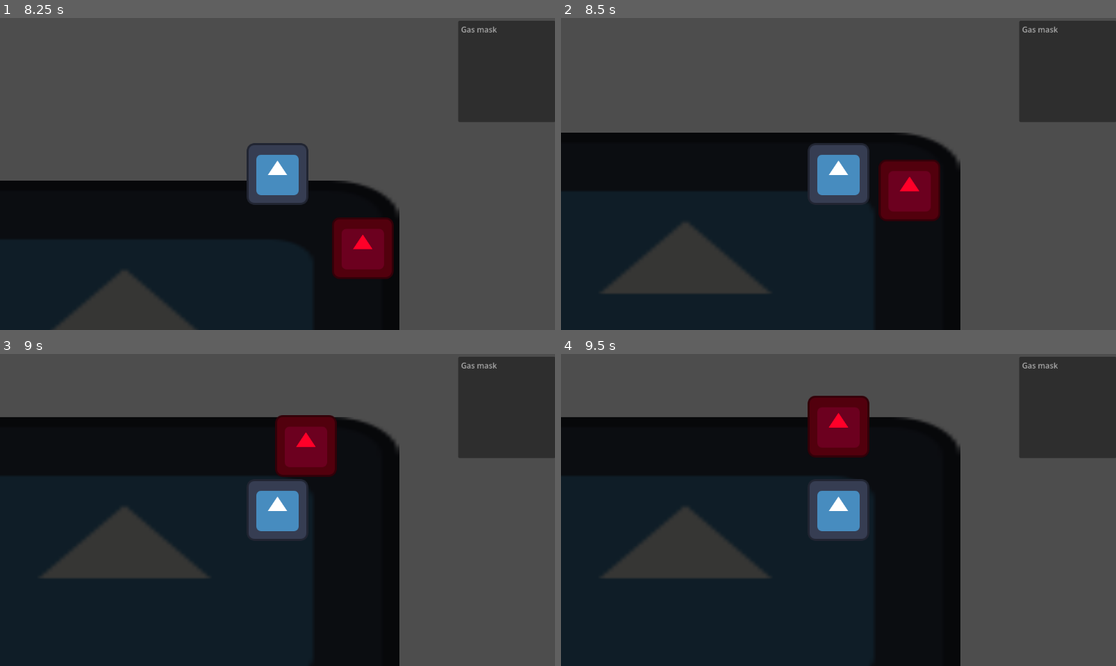
Above: before the commit, frames 1-4 (two rows, left to right).
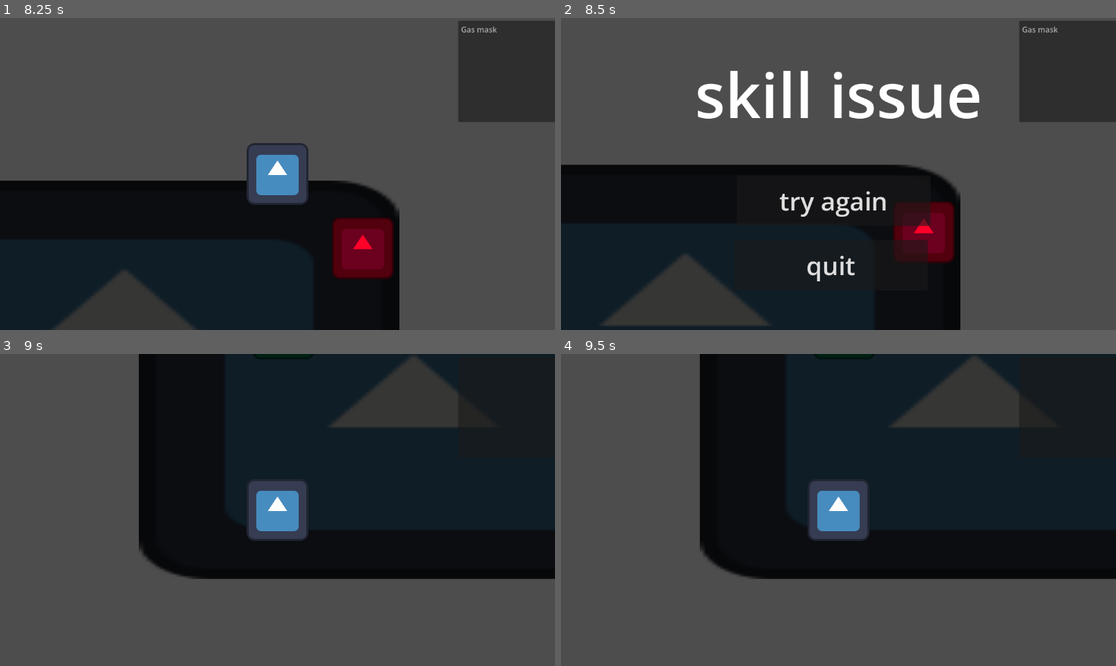
Above: after the commit, the same moments.

Repository: Rainy-Boy/GGJ_2026
Game: Godot game, scene res://Scenes/map.tscn
Two runs of this game, one before a commit and one after it. Both use one fixed random seed, a clock stepped at 60 frames per second and the inputs below. The engine's default icon, where the game draws it, is replaced by a stand-in: a white triangle on a blue panel in a dark square.
Inputs (mouse positions are in pixels of both pictures, inside the frame that each line leads up to):
- Up to frame 1 (8.25 s): tap Enter at 0.5 s; hold Up (ui_up) 0.53-2.03 s; hold Left (ui_left) 2.03-3.53 s; hold Down (ui_down) 3.53-4.28 s; hold Right (ui_right) 4.28-5.03 s; hold Up (ui_up) 5.03-5.78 s; hold Right (ui_right) 5.78-8.03 s; hold Down (ui_down) from 8.03 s (still down)
- Up to frame 2 (8.5 s): keep holding Down (ui_down)
- Up to frame 3 (9 s): release Down (ui_down) at 8.75 s; click (271, 538) at 8.75 s, where only the run after the commit has a clickable "try again"
- Up to frame 4 (9.5 s): no input

Frame 1 is identical in both runs. In frame 2, 20% of the frame differs, in the area x 0-76%, y 16-99%; in frame 3, 68%, in the area x 0-100%, y 0-100%; in frame 4, 68%.

Commit message:
Added game over screen

Diff:
--- /dev/null
+++ b/ggj_2026/Scenes/game_over_ui.tscn
@@ -0,0 +1,34 @@
+[gd_scene format=3 uid="uid://b7re1ma6ebvln"]
+
+[ext_resource type="Script" uid="uid://brep01woyyyij" path="res://Scripts/ui_game_over_behaviour.gd" id="1_vvx4t"]
+
+[node name="GameOverUi" type="CanvasLayer" unique_id=2024322138]
+process_mode = 3
+script = ExtResource("1_vvx4t")
+
+[node name="TryAgainButton" type="Button" parent="." unique_id=1335760278]
+offset_left = 365.0
+offset_top = 327.0
+offset_right = 767.0
+offset_bottom = 432.0
+theme_override_font_sizes/font_size = 53
+text = "try again"
+
+[node name="QuitButton" type="Button" parent="." unique_id=1898345254]
+offset_left = 359.0
+offset_top = 461.0
+offset_right = 761.0
+offset_bottom = 566.0
+theme_override_font_sizes/font_size = 53
+text = "quit"
+
+[node name="GameOverLabel" type="Label" parent="." unique_id=811516927]
+offset_left = 278.0
+offset_top = 70.0
+offset_right = 874.0
+offset_bottom = 293.0
+theme_override_font_sizes/font_size = 129
+text = "skill issue"
+
+[connection signal="pressed" from="TryAgainButton" to="." method="_on_try_again_button_pressed"]
+[connection signal="pressed" from="QuitButton" to="." method="_on_quit_button_pressed"]
--- a/ggj_2026/Scenes/map.tscn
+++ b/ggj_2026/Scenes/map.tscn
@@ -6,8 +6,11 @@
 [ext_resource type="PackedScene" uid="uid://djn56522hv0um" path="res://Scenes/zone.tscn" id="3_q0mm3"]
 [ext_resource type="PackedScene" uid="uid://waeo3p4ky4hq" path="res://Scenes/mask.tscn" id="4_myvm1"]
 [ext_resource type="PackedScene" uid="uid://s4exkmv5hfvu" path="res://Scenes/mask_ui.tscn" id="6_np2xp"]
+[ext_resource type="PackedScene" uid="uid://b7re1ma6ebvln" path="res://Scenes/game_over_ui.tscn" id="7_w7jjh"]
 
 [node name="Map" type="Node2D" unique_id=1897939605]
+
+[node name="MaskUI" parent="." unique_id=220193077 instance=ExtResource("6_np2xp")]
 
 [node name="Floor" type="Sprite2D" parent="." unique_id=736353584]
 modulate = Color(0.21097012, 0.21097012, 0.20531417, 1)
@@ -32,4 +35,5 @@
 modulate = Color(0, 0.5299214, 0.24952698, 1)
 position = Vector2(306, 123)
 
-[node name="MaskUI" parent="." unique_id=220193077 instance=ExtResource("6_np2xp")]
+[node name="GameOverUi" parent="." unique_id=2024322138 instance=ExtResource("7_w7jjh")]
+visible = false
--- a/ggj_2026/Scripts/npc_behaviour.gd
+++ b/ggj_2026/Scripts/npc_behaviour.gd
@@ -8,4 +8,11 @@
 		if body.ownedMasks[maskType] == false:
 			print("Player does not have the necessary mask!")
 			print("Kill the player!")
-			# TODO: end game screen
+
+			get_tree().paused = true
+
+			# not deleting the player so the camera doesn't jump to (0,0)
+			body.visible = false
+
+			var gameOverUi = get_tree().get_root().get_node("Map").get_node("GameOverUi")
+			gameOverUi.visible = true
--- /dev/null
+++ b/ggj_2026/Scripts/ui_game_over_behaviour.gd
@@ -0,0 +1,10 @@
+extends CanvasLayer
+
+func _on_try_again_button_pressed():
+	print("Pressed the try again button")
+	self.visible = false
+	get_tree().paused = false
+	get_tree().change_scene_to_file("res://Scenes/map.tscn")
+
+func _on_quit_button_pressed():
+	get_tree().quit()
--- a/ggj_2026/Scripts/zone_behaviour.gd
+++ b/ggj_2026/Scripts/zone_behaviour.gd
@@ -14,4 +14,9 @@
 
 		if maskType == Global.Masks.GAS:
 			print("The player chocked on gas")
-			# TODO: end game screen
+
+			get_tree().paused = true
+			# not deleting the player so the camera doesn't jump to (0,0)
+			body.visible = false
+			var gameOverUi = get_tree().get_root().get_node("Map").get_node("GameOverUi")
+			gameOverUi.visible = true
Not shown, added: ggj_2026/Scripts/ui_game_over_behaviour.gd.uid
